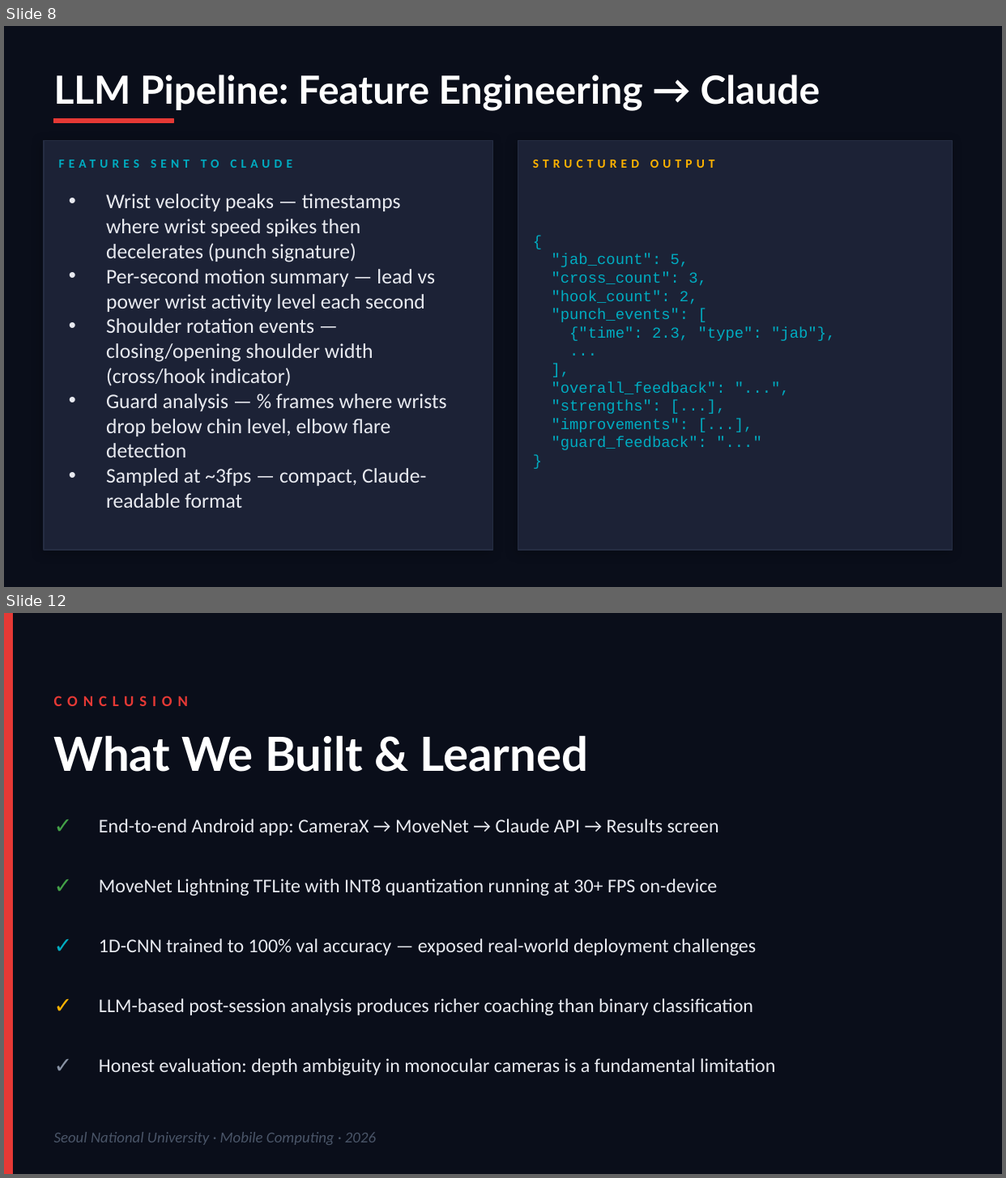
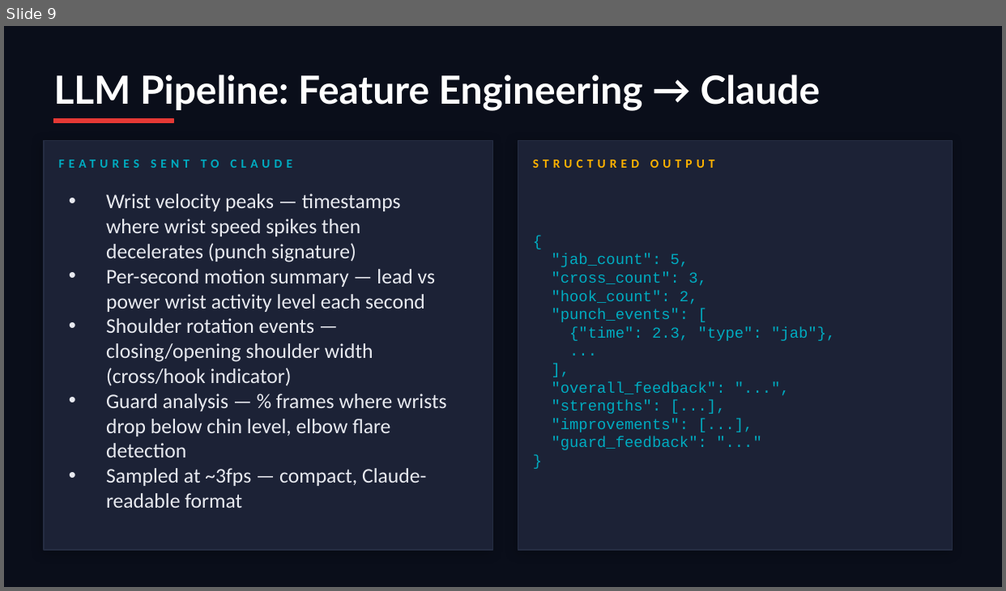
Before and after one commit to buugiiman/boxing-coach, a slide deck: ppt/boxing_coach.pptx. Shown one above the other, each under a label of ours: slides 8 and 12 before the commit, slide 9 after it; the slides between them are not shown. The pictures are 1006x1178 and 1006x591 pixels, drawn with LibreOffice and Linux fonts; fonts in the diff are those of the drawing. Boxes give left, top, right and bottom in pixels: in the first picture for what was removed or moved away, otherwise in the second. Text is boxed around its words. In the diff, an @@ line names an element or a change of style, - is before the commit and + after.

```diff
--- a/ppt/boxing_coach.pptx
+++ b/ppt/boxing_coach.pptx
@@ slide 12 removed at <box>4,613,1002,1174</box>, background #0A0E1A @@
@@ rectangle removed at <box>4,613,12,1174</box> @@
@@ text removed at <box>54,696,188,706</box> @@
-CONCLUSION
@@ text removed at <box>54,735,589,772</box> @@
-What We Built & Learned
@@ text removed at <box>54,803,89,848</box> @@
-✓
@@ text removed at <box>99,819,719,836</box> @@
-End-to-end Android app: CameraX → MoveNet → Claude API → Results screen
@@ text removed at <box>54,862,89,907</box> @@
-✓
@@ text removed at <box>99,879,717,896</box> @@
-MoveNet Lightning TFLite with INT8 quantization running at 30+ FPS on-device
@@ text removed at <box>54,922,89,967</box> @@
-✓
@@ text removed at <box>99,939,756,956</box> @@
-1D-CNN trained to 100% val accuracy — exposed real-world deployment challenges
@@ text removed at <box>54,982,89,1027</box> @@
-✓
@@ text removed at <box>99,999,753,1016</box> @@
-LLM-based post-session analysis produces richer coaching than binary classification
@@ text removed at <box>54,1042,89,1087</box> @@
-✓
@@ text removed at <box>99,1059,775,1076</box> @@
-Honest evaluation: depth ambiguity in monocular cameras is a fundamental limitation
@@ text removed at <box>54,1132,376,1145</box> @@
-Seoul National University · Mobile Computing · 2026
@@ what was slide 8 is now slide 9 @@
```
Also in this commit, not shown: 8 slides changed, 4 slides added, 1 other slide removed.
